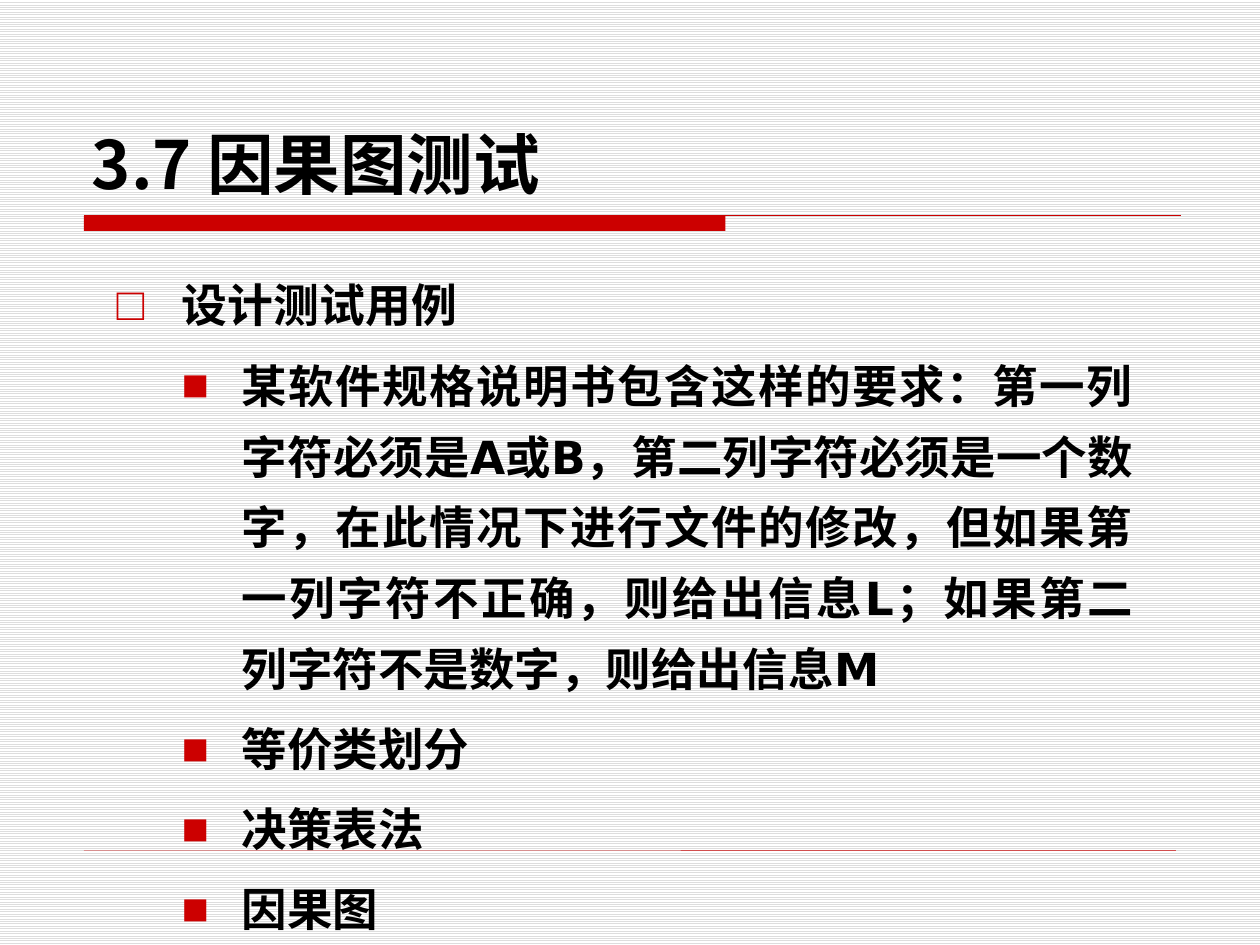
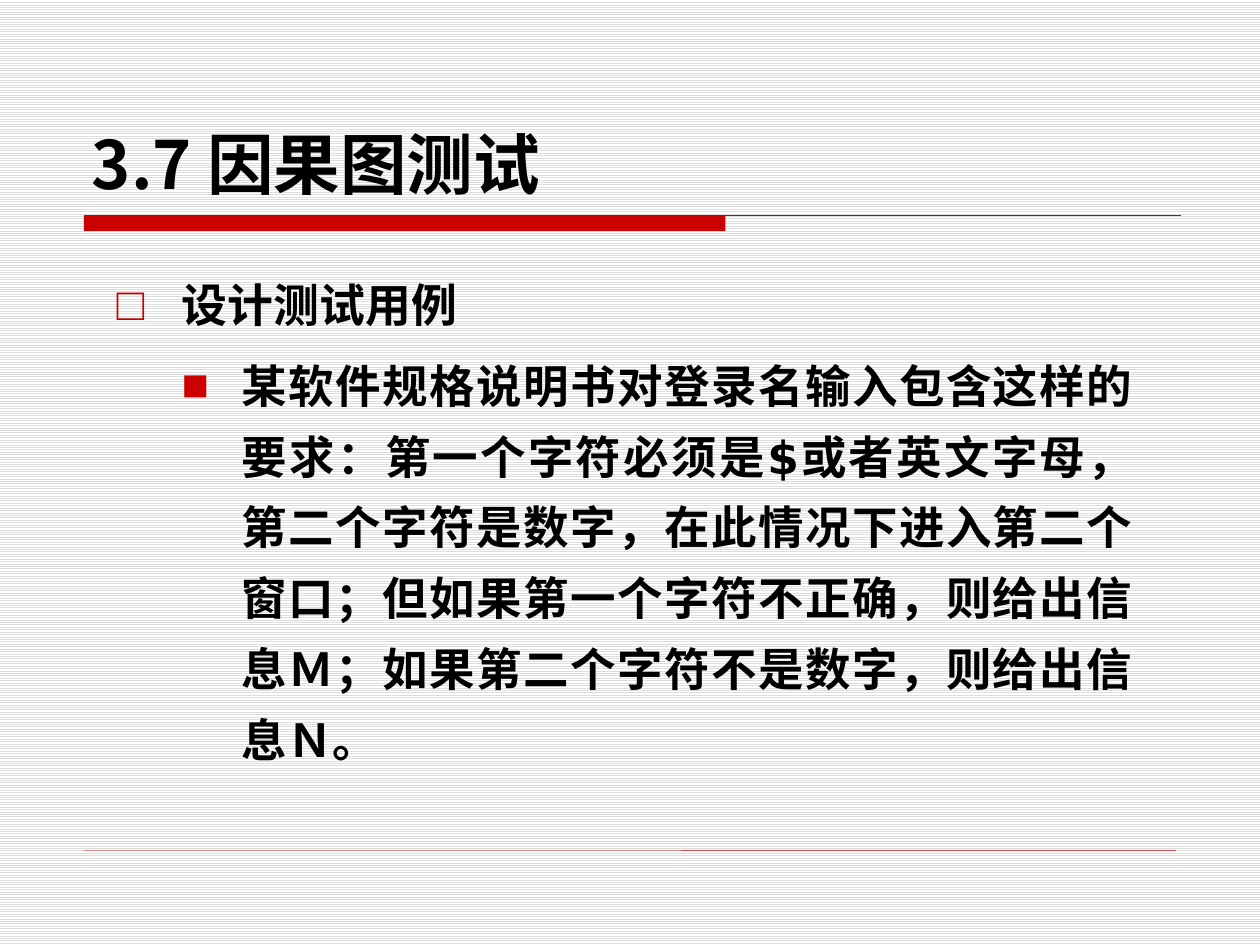
Before and after one commit to edu2act/course-foundation-software-tesing, a slide deck: slide 10 of PPT/第二部分 软件测试技术/3.8 黑盒测试技术 -因果图 .pptx (slide 4 before the commit). Drawn at 1260x945 pixels with LibreOffice and Linux fonts; fonts in the diff are those of the drawing. Boxes give left, top, right and bottom in pixels: in the first picture for what was removed or moved away, otherwise in the second. Text is boxed around its words. In the diff, an @@ line names an element or a change of style, - is before the commit and + after.

Commit message:
黑盒测试总结

```diff
--- a/PPT/第二部分 软件测试技术/3.8 黑盒测试技术 -因果图 .pptx
+++ b/PPT/第二部分 软件测试技术/3.8 黑盒测试技术 -因果图 .pptx
@@ text at bbox=[242, 364, 1133, 761]: text changed @@
-  ■ 某软件规格说明书包含这样的要求：第一列字符必须是A或B，第二列字符必须是一个数字，在此情况下进行文件的修改，但如果第一列字符不正确，则给出信息L；如果第二列字符不是数字，则给出信息M
-  ■ 等价类划分
-  ■ 决策表法
-  ■ 因果图
+  ■ 某软件规格说明书对登录名输入包含这样的要求：第一个字符必须是$或者英文字母，第二个字符是数字，在此情况下进入第二个窗口；但如果第一个字符不正确，则给出信息Ｍ；如果第二个字符不是数字，则给出信息Ｎ。
```
Also in this commit, not shown: 9 other slides changed, 13 slides added, 12 slides removed, 7 other files.
